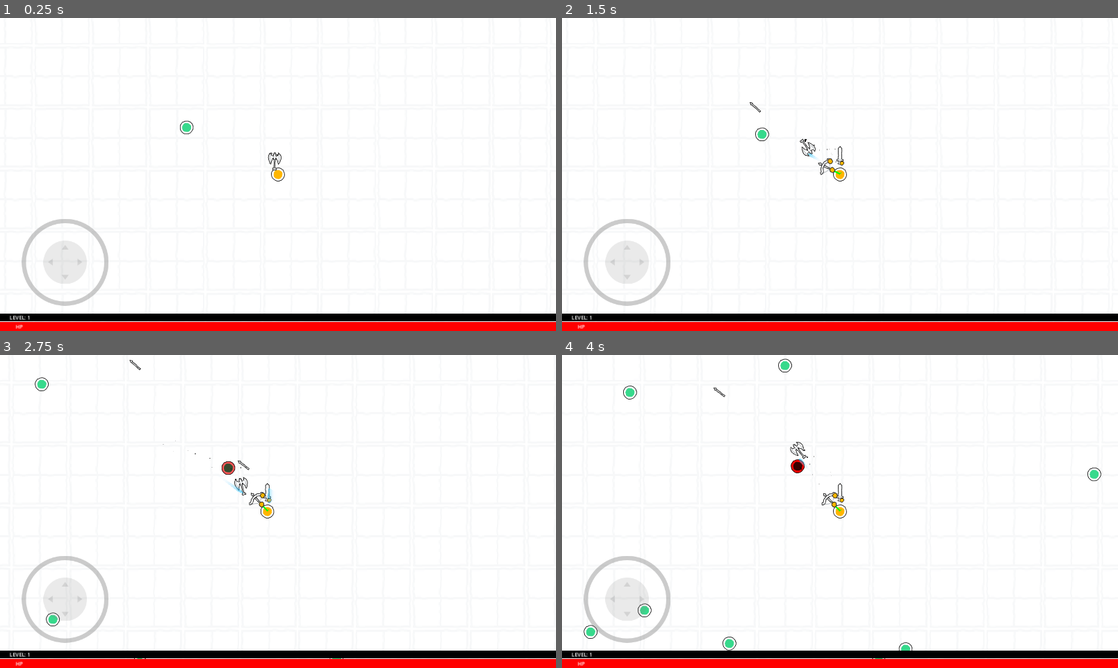
Above: before the commit, frames 1-4 (two rows, left to right).
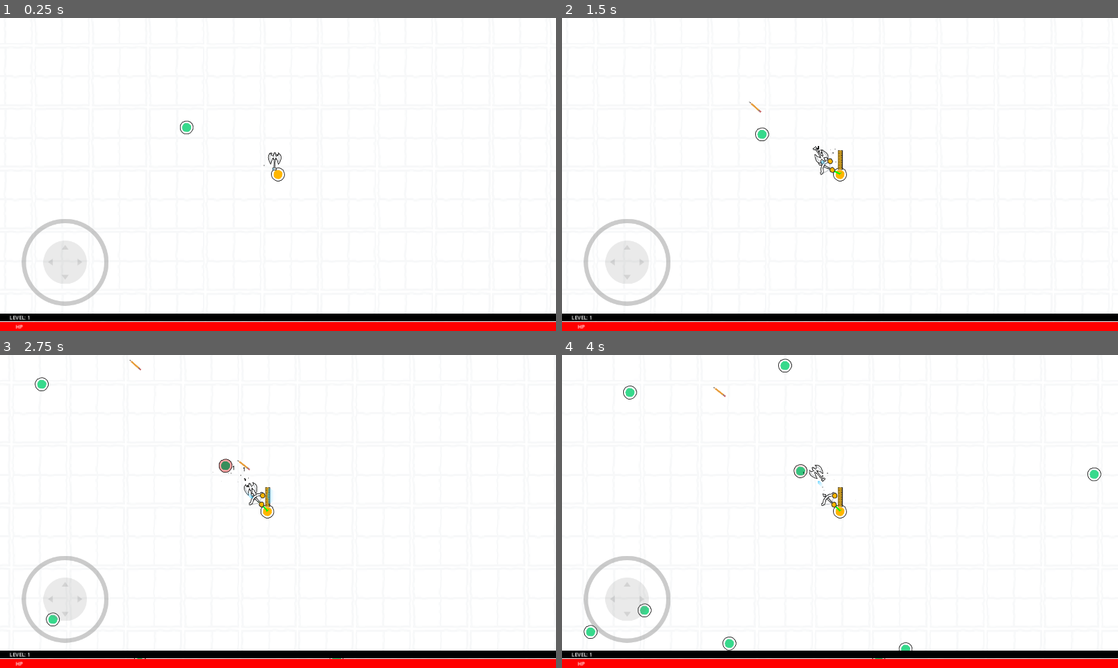
Above: after the commit, the same moments.

Repository: kickflip-games/papercut
Game: Godot game, scene res://scenes/game_flow/gameplay/game.tscn
Same seed, same stepped clock (60 frames per second), same inputs: the game is played once before the commit and once after it.
Inputs (mouse positions are in pixels of both pictures, inside the frame that each line leads up to):
- Up to frame 1 (0.25 s): no input
- Up to frame 2 (1.5 s): tap Enter (ui_accept) at 0.5, 0.77, 1.25 s; move the mouse to (812, 237) at 0.52 s; press the mouse at (812, 237) at 0.53 s; hold . (cycle_weapon_forward) 0.53-1.25 s; release the mouse at (812, 237) at 1.25 s; drag from (1006, 221) to (840, 174) at 1.27 s
- Up to frame 3 (2.75 s): move the mouse to (111, 464) at 2.02 s; press the mouse at (111, 464) at 2.03 s; hold A (left) from 2.03 s (still down)
- Up to frame 4 (4 s): release A (left) at 2.75 s; release the mouse at (673, 464) at 2.75 s; drag from (867, 511) to (901, 658) at 2.77 s; move the mouse to (756, 433) at 3.52 s; press the mouse at (756, 433) at 3.53 s; hold , (cycle_weapon_backwards) from 3.53 s (still down); tap Enter (ui_accept) at 3.77 s

The runs differ from the first frame. In frame 1, less than 0.1% of the frame differs, in the area x 47-50%, y 46-49%; in frame 2, 0.2%; in frame 3, 0.4%; in frame 4, 0.4%, in the area x 27-51%, y 10-49%.

Commit message:
fix lvl up bug and add sid assets

Diff:
--- a/scenes/units/player/inventory.gd
+++ b/scenes/units/player/inventory.gd
@@ -30,6 +30,7 @@
 	w.set_physics_process(false)
 
 func _unlock_weapon(wtype: Constants.WeaponType):
+	print("Unlocking ", Constants.WeaponType.keys()[wtype])
 	var w = available_weapons[wtype]
 	unlocked_weapons.append(wtype)
 	w.show()
--- a/scenes/units/player/player.tscn
+++ b/scenes/units/player/player.tscn
@@ -64,7 +64,6 @@
 
 [node name="Axe" parent="Inventory" instance=ExtResource("11_0uubr")]
 position = Vector2(-40.7279, 17.642)
-weapon_type = 0
 
 [node name="Bow" parent="Inventory" instance=ExtResource("4_ofbkf")]
 position = Vector2(0.984165, -1.01559)
@@ -74,7 +73,7 @@
 [node name="Sprite2D" parent="Inventory/Sword" index="0"]
 position = Vector2(-0.926852, -58.9927)
 
-[node name="AttackBox" parent="Inventory/Sword" index="2"]
+[node name="AttackBox" parent="Inventory/Sword" index="3"]
 position = Vector2(0.0887343, -58.0085)
 
 [node name="PointLight2D" type="PointLight2D" parent="."]
--- a/scenes/weapons/HomingAxe.gd
+++ b/scenes/weapons/HomingAxe.gd
@@ -18,7 +18,6 @@
 @onready var reset_timer:Timer = get_node("ResetTimer")
 @onready var change_direction_timer:Timer  = get_node("ChangeDirectionTimer")
 @onready var sprite:Sprite2D = get_node("Sprite2D")
-
 
 
 
@@ -110,3 +109,50 @@
 	else:
 		sprite.rotation += rotation_speed * delta
 		position += direction*speed*delta
+
+
+
+
+
+
+func set_level(lvl:int):
+	# based on lvl,
+	# update cooldown timer
+	# update dmg
+	# update size
+
+	match lvl:
+		1:
+			speed = 250
+			paths = 2
+			damage = 1
+			change_direction_timer.wait_time = 1
+		2:
+			speed = 500
+			paths = 3
+			damage = 1
+			change_direction_timer.wait_time = 1
+		3:
+			speed = 600
+			paths = 4
+			damage = 2
+			change_direction_timer.wait_time = 1
+		4:
+			speed = 750
+			paths = 4
+			damage = 2
+			change_direction_timer.wait_time = 0.5
+		5:
+			speed = 750
+			paths = 4
+			damage = 2
+			change_direction_timer.wait_time = 0.5
+			cooldown_timer.wait_time = 0.3
+		6:
+			speed = 750
+			paths = 4
+			damage = 4
+			change_direction_timer.wait_time = 0.5
+			cooldown_timer.wait_time = 0.3
+
+	super(lvl)
--- a/scenes/weapons/Sword.tscn
+++ b/scenes/weapons/Sword.tscn
@@ -1,9 +1,10 @@
-[gd_scene load_steps=8 format=3 uid="uid://cnmms0uj76xuc"]
+[gd_scene load_steps=9 format=3 uid="uid://cnmms0uj76xuc"]
 
 [ext_resource type="Script" path="res://scenes/weapons/sword.gd" id="1_giq0u"]
 [ext_resource type="Texture2D" uid="uid://c6hpeghmna37f" path="res://assets/kenney_scribble_dungeons/PNG/Items/weapon_longsword.png" id="2_y8p5v"]
 [ext_resource type="PackedScene" uid="uid://ckrxk10li5n0j" path="res://scenes/units/hit_boxes/attack_box.tscn" id="3_0nnvv"]
 [ext_resource type="Texture2D" uid="uid://bcf5h2rrlf17t" path="res://assets/kenney_scribble_dungeons/PNG/Characters/yellow_hand.png" id="3_g4k0w"]
+[ext_resource type="Texture2D" uid="uid://cbabfouc8j2t1" path="res://assets/sid_assets/Ruler.png" id="4_2sq58"]
 [ext_resource type="PackedScene" uid="uid://p8orp54ynall" path="res://addons/trail_2d/trail_fx.tscn" id="4_d4sas"]
 
 [sub_resource type="RectangleShape2D" id="RectangleShape2D_jj7ck"]
@@ -21,6 +22,7 @@
 damage = 20.0
 
 [node name="Sprite2D" type="Sprite2D" parent="."]
+visible = false
 position = Vector2(-1, -45)
 texture = ExtResource("2_y8p5v")
 
@@ -28,6 +30,12 @@
 position = Vector2(6, 24)
 scale = Vector2(0.8, 0.8)
 texture = ExtResource("3_g4k0w")
+
+[node name="Sprite2D2" type="Sprite2D" parent="."]
+position = Vector2(10.34, -45)
+rotation = 1.55683
+scale = Vector2(1.46, 2.5)
+texture = ExtResource("4_2sq58")
 
 [node name="CooldownTimer" type="Timer" parent="."]
 
--- a/scenes/weapons/arrow.tscn
+++ b/scenes/weapons/arrow.tscn
@@ -1,8 +1,9 @@
-[gd_scene load_steps=5 format=3 uid="uid://davwsqeo4t1jy"]
+[gd_scene load_steps=6 format=3 uid="uid://davwsqeo4t1jy"]
 
 [ext_resource type="Script" path="res://scenes/weapons/arrow.gd" id="1_17ppk"]
 [ext_resource type="PackedScene" uid="uid://ckrxk10li5n0j" path="res://scenes/units/hit_boxes/attack_box.tscn" id="2_8ox7y"]
 [ext_resource type="Texture2D" uid="uid://dwcxa1jpooeme" path="res://assets/kenney_scribble_dungeons/PNG/Items/weapon_arrow.png" id="3_xd3do"]
+[ext_resource type="Texture2D" uid="uid://d0ug5y6lesr62" path="res://assets/sid_assets/Pencil.png" id="4_j18w6"]
 
 [sub_resource type="RectangleShape2D" id="RectangleShape2D_yx5qc"]
 size = Vector2(8, 45)
@@ -23,8 +24,14 @@
 shape = SubResource("RectangleShape2D_yx5qc")
 
 [node name="Sprite" type="Sprite2D" parent="."]
+visible = false
 rotation = 1.5708
 texture = ExtResource("3_xd3do")
+
+[node name="Sprite2" type="Sprite2D" parent="."]
+rotation = 1.5708
+texture = ExtResource("4_j18w6")
+offset = Vector2(3.4, 0)
 
 [node name="VisibleOnScreenNotifier2D" type="VisibleOnScreenNotifier2D" parent="."]
 
--- a/scenes/weapons/sword.gd
+++ b/scenes/weapons/sword.gd
@@ -55,3 +55,41 @@
 func _physics_process(delta):
 	if Input.is_action_pressed("shoot"):
 		swing()
+
+
+
+
+
+func set_level(lvl:int):
+	# based on lvl,
+	# update cooldown timer
+	# update dmg
+	# update size
+
+	match lvl:
+		1:
+			rotation_amount = 10
+			swing_duration = 2
+			damage = 1
+		2:
+			rotation_amount = 90
+			swing_duration = 4
+			damage = 2
+		3:
+			rotation_amount = 90
+			swing_duration = 2
+			damage = 4
+		4:
+			rotation_amount = 180
+			swing_duration = 2
+			damage = 6
+		5:
+			rotation_amount = 360
+			swing_duration = 2
+			damage = 8
+		6:
+			rotation_amount = 720
+			swing_duration = 2
+			damage = 8
+
+	super(lvl)
Binary file added: assets/sid_assets/Pencil.png
Not shown, added: assets/sid_assets/Pencil.png.import
Binary file added: assets/sid_assets/Ruler.png
Not shown, added: assets/sid_assets/Ruler.png.import
Binary file added: assets/sid_assets/Upgrade Cards.png
Not shown, added: assets/sid_assets/Upgrade Cards.png.import
